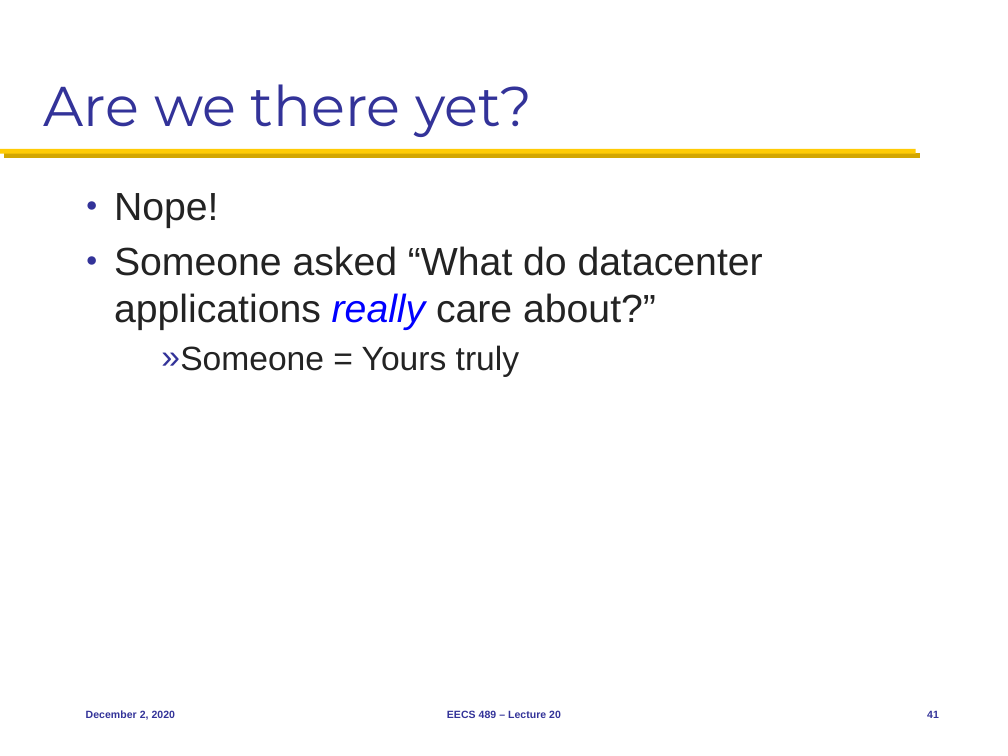
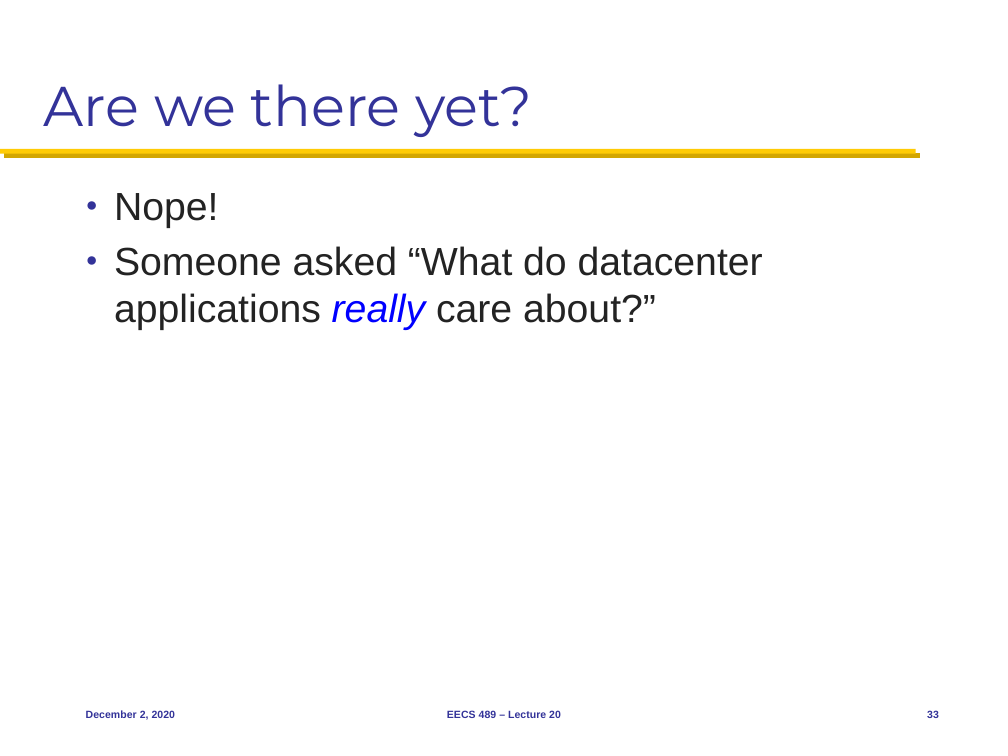
Before and after one commit to mosharaf/eecs489, a slide deck: slide 33 of Slides/120220.pptx (slide 41 before the commit). Drawn at 1008x756 pixels with LibreOffice and Linux fonts; fonts in the diff are those of the drawing. Boxes give left, top, right and bottom in pixels: in the first picture for what was removed or moved away, otherwise in the second. Text is boxed around its words. In the diff, an @@ line names an element or a change of style, - is before the commit and + after.

```diff
--- a/Slides/120220.pptx
+++ b/Slides/120220.pptx
@@ text at bbox=[161, 345, 519, 377]: paragraph removed @@
-    » Someone = Yours truly
@@ page number at bbox=[927, 710, 939, 718]: text changed @@
-41
+33
```
Also in this commit, not shown: 1 other slide changed, 1 slide added, 3 slides removed.
